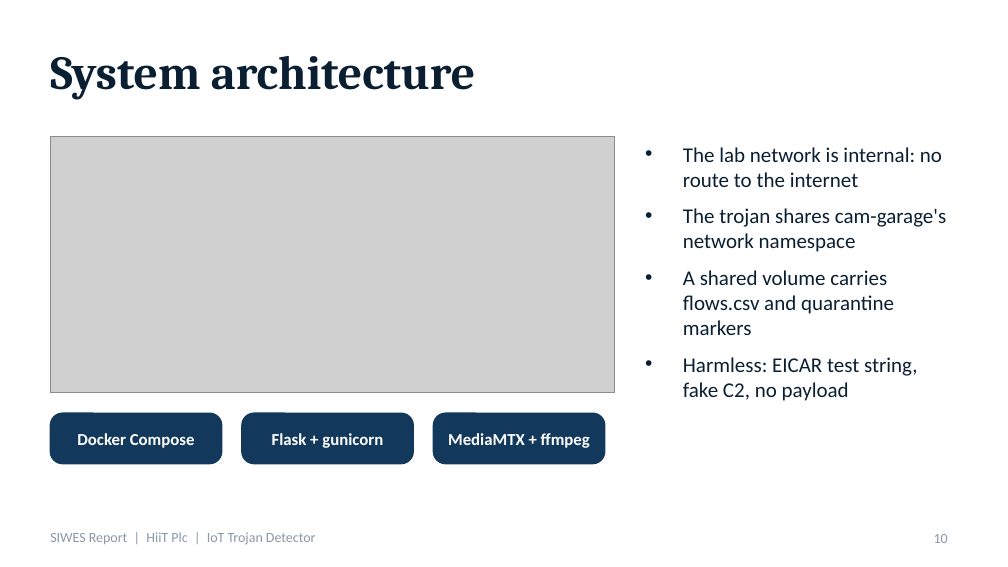
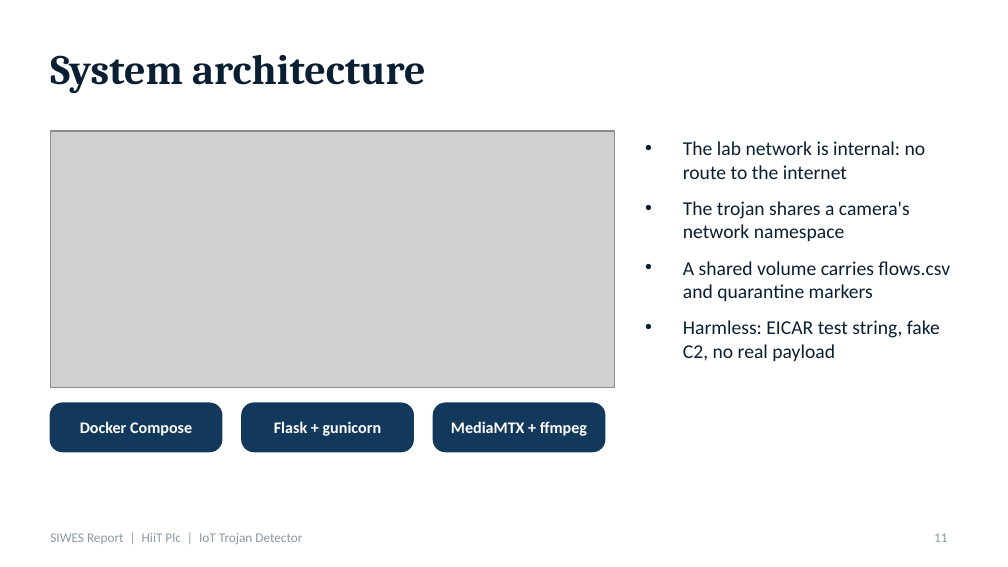
Before and after one commit to emmanuelekopimo/build-with-ai, a slide deck: slide 11 of docs/SIWES-Presentation-HiiT-Plc-IoT-Trojan-Detector.pptx (slide 10 before the commit). Drawn at 1008x567 pixels with LibreOffice and Linux fonts; fonts in the diff are those of the drawing; grey boxes stand for pictures. Boxes give left, top, right and bottom in pixels: in the first picture for what was removed or moved away, otherwise in the second. Text is boxed around its words. In the diff, an @@ line names an element or a change of style, - is before the commit and + after.

```diff
--- a/docs/SIWES-Presentation-HiiT-Plc-IoT-Trojan-Detector.pptx
+++ b/docs/SIWES-Presentation-HiiT-Plc-IoT-Trojan-Detector.pptx
@@ title "System architecture" at [50, 55, 426, 94]: size 34 to 30 pt @@
@@ picture: place and size @@
-picture at [50, 136, 615, 392]
+picture at [50, 131, 615, 387]
@@ text at [683, 141, 950, 301]: size 15 to 14 pt in "The lab network is internal: no route ...", "A shared volume carries flows.csv and quarantine ..."; more space between paragraphs @@
@@ text at [683, 201, 910, 241]: text changed; size 15 to 14 pt @@
-• The trojan shares cam-garage's network namespace
+• The trojan shares a camera's network namespace
@@ text at [683, 320, 940, 361]: text changed; size 15 to 14 pt @@
-• Harmless: EICAR test string, fake C2, no payload
+• Harmless: EICAR test string, fake C2, no real payload
@@ 3 texts, 3 rounded rectangles: place and size @@
-3 texts, 3 rounded rectangles at [50, 413, 605, 464]
+3 texts, 3 rounded rectangles at [50, 403, 605, 452]
@@ size 12 to 11.5 pt in 3 elements at [80, 421, 192, 436], [274, 421, 382, 436], [451, 421, 587, 436] @@
@@ proportions changed in 3 elements at [50, 403, 222, 452], [242, 403, 413, 452], [433, 403, 605, 452] @@
@@ text "SIWES Report | HiiT Plc ..." at [50, 533, 302, 544]: size 10 to 9.5 pt @@
@@ page number at [934, 533, 947, 542]: text changed; size 10 to 9.5 pt @@
-10
+11
```
Also in this commit, not shown: 15 other slides changed, 8 slides added, 3 slides removed, 1 other file.
